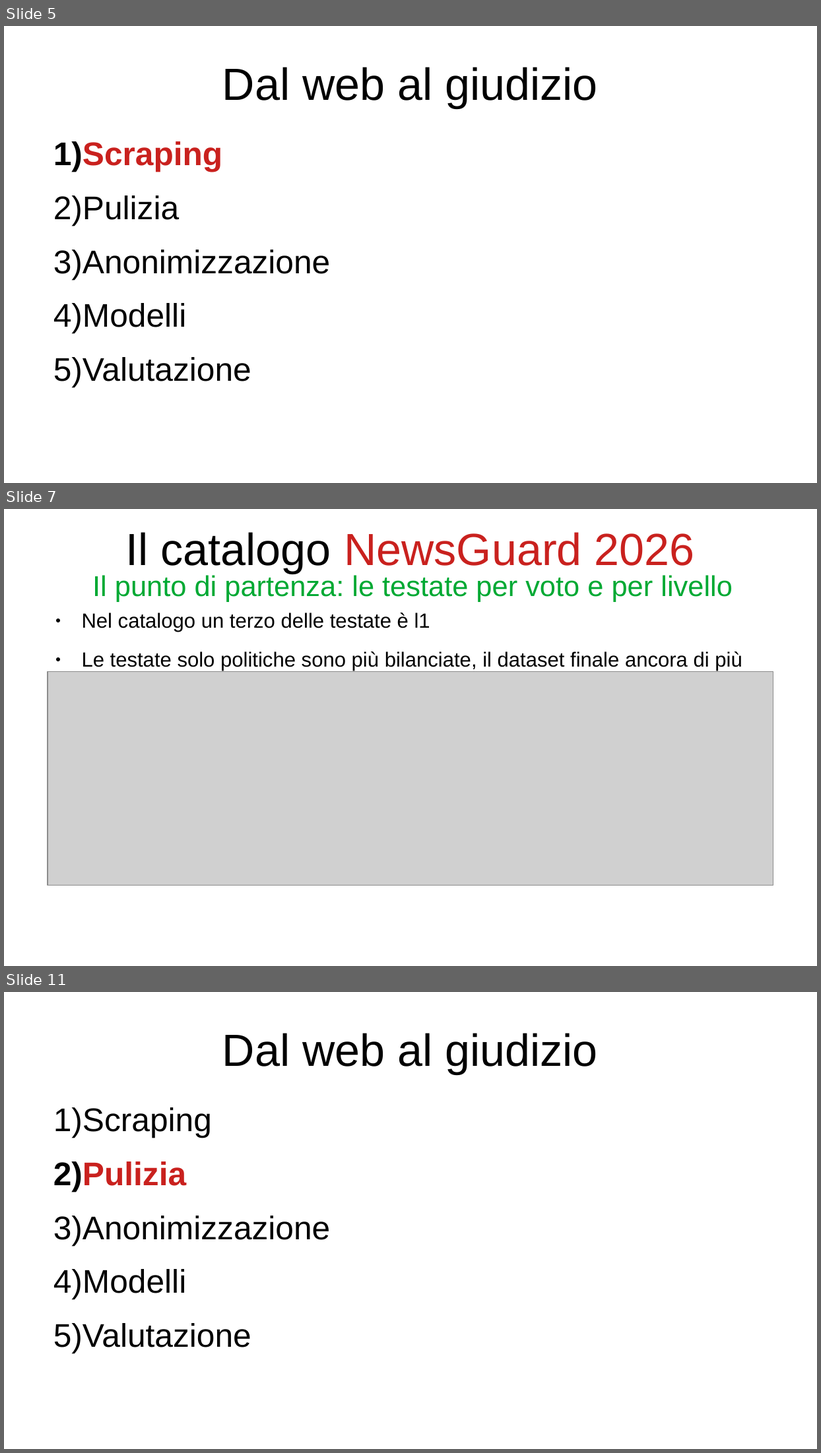
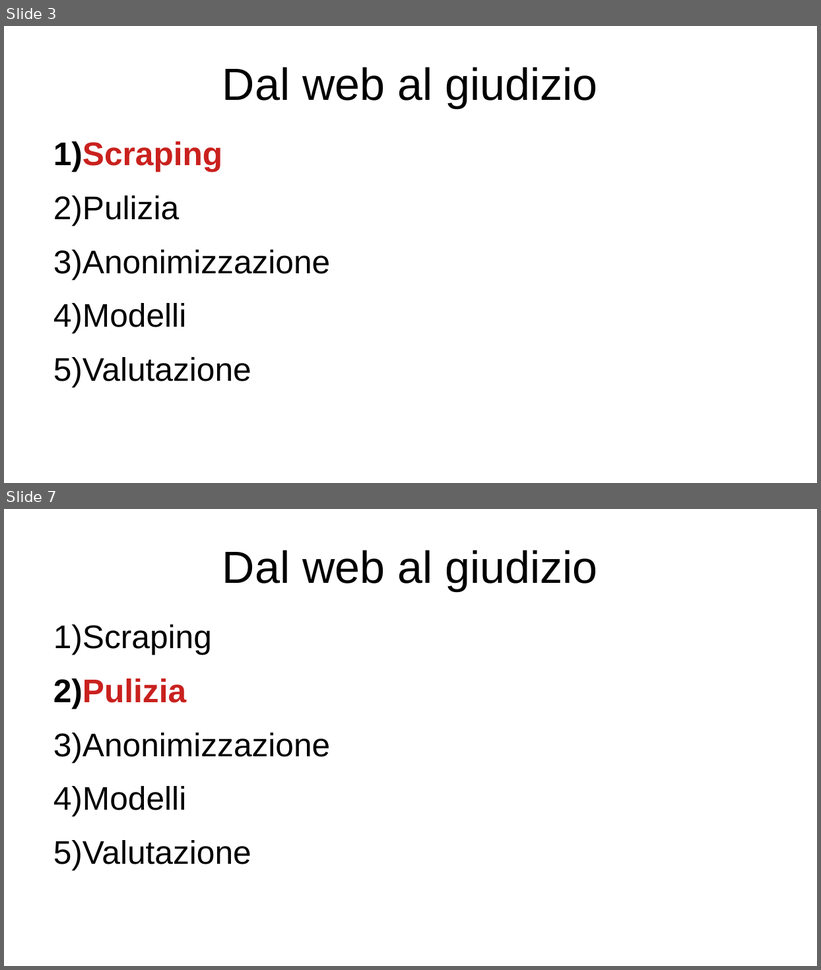
Before and after one commit to bianchi-john/PublisherClassification, a slide deck: Presentazioni/Stato finale/FinalState.odp. Shown one above the other, each under a label of ours: slides 5, 7 and 11 before the commit, slides 3 and 7 after it; the slides between them are not shown. The pictures are 821x1453 and 821x970 pixels, drawn with LibreOffice and Linux fonts; fonts in the diff are those of the drawing; grey boxes stand for pictures. Boxes give left, top, right and bottom in pixels: in the first picture for what was removed or moved away, otherwise in the second. Text is boxed around its words. In the diff, an @@ line names an element or a change of style, - is before the commit and + after.

```diff
--- a/Presentazioni/Stato finale/FinalState.odp
+++ b/Presentazioni/Stato finale/FinalState.odp
@@ slide 7 removed at <box>4,509,817,966</box>, background #FFFFFF @@
@@ title removed at <box>126,532,695,573</box> @@
-Il catalogo NewsGuard 2026
@@ title removed at <box>92,573,733,602</box> @@
-Il punto di partenza: le testate per voto e per livello
@@ text removed at <box>82,613,742,671</box> @@
-● Nel catalogo un terzo delle testate è l1
-● Le testate solo politiche sono più bilanciate, il dataset finale ancora di più
@@ picture removed at <box>48,671,774,885</box> @@
@@ what was slide 5 is now slide 3 @@
@@ what was slide 11 is now slide 7 @@
```
Also in this commit, not shown: 4 slides changed, 2 slides added, 6 other slides removed, 1 other file.
